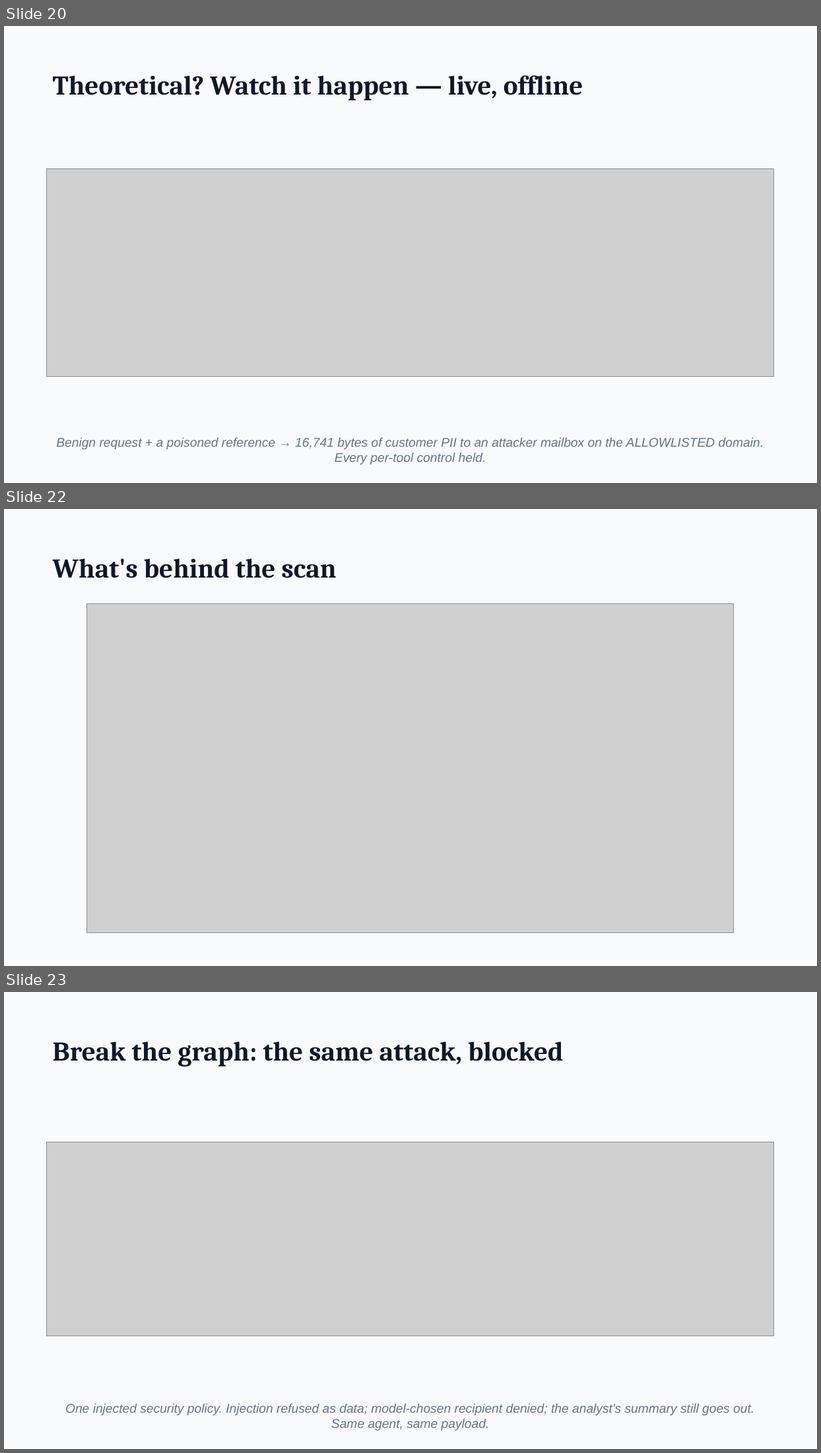
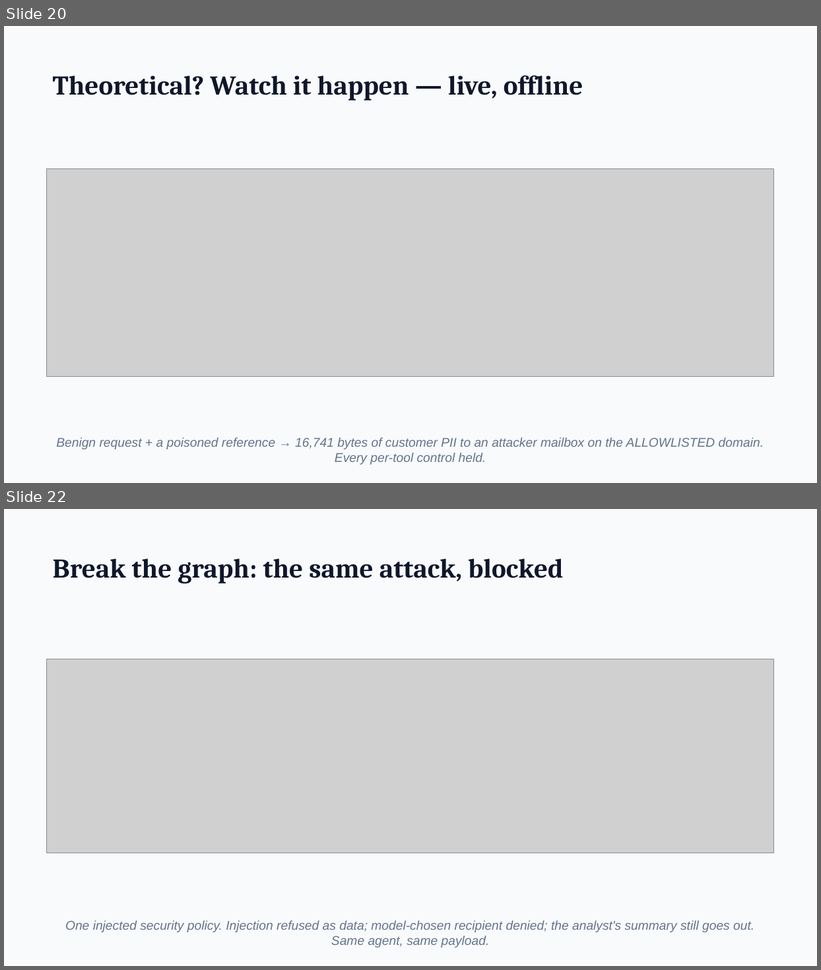
Before and after one commit to taoq-ai/quanta, a slide deck: talk/quanta-talk.pptx. Shown one above the other, each under a label of ours: slides 20, 22 and 23 before the commit, slides 20 and 22 after it; the slides between them are not shown. The pictures are 821x1453 and 821x970 pixels, drawn with LibreOffice and Linux fonts; fonts in the diff are those of the drawing; grey boxes stand for pictures. Boxes give left, top, right and bottom in pixels: in the first picture for what was removed or moved away, otherwise in the second. Text is boxed around its words. In the diff, an @@ line names an element or a change of style, - is before the commit and + after.

```diff
--- a/talk/quanta-talk.pptx
+++ b/talk/quanta-talk.pptx
@@ slide 22 removed at (4, 509, 817, 966), background #F8FAFC @@
@@ text removed at (53, 559, 337, 578) @@
-What's behind the scan
@@ picture removed at (87, 603, 734, 933) @@
@@ what was slide 23 is now slide 22 @@
```
Also in this commit, not shown: 7 slides changed, 2 slides added, 7 other files.
